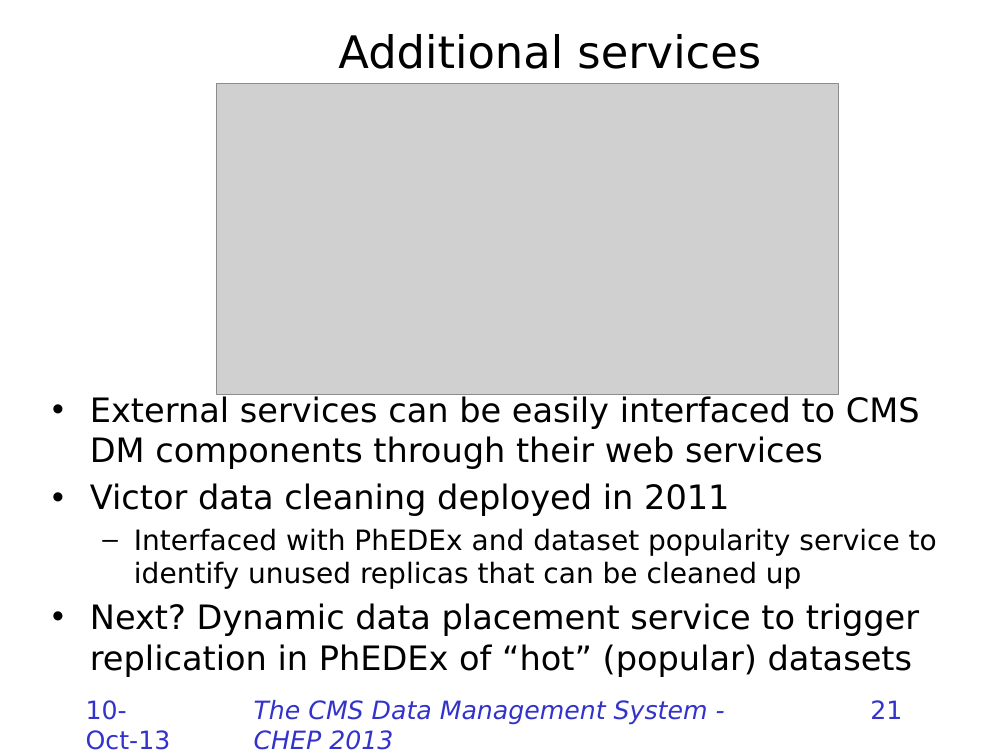
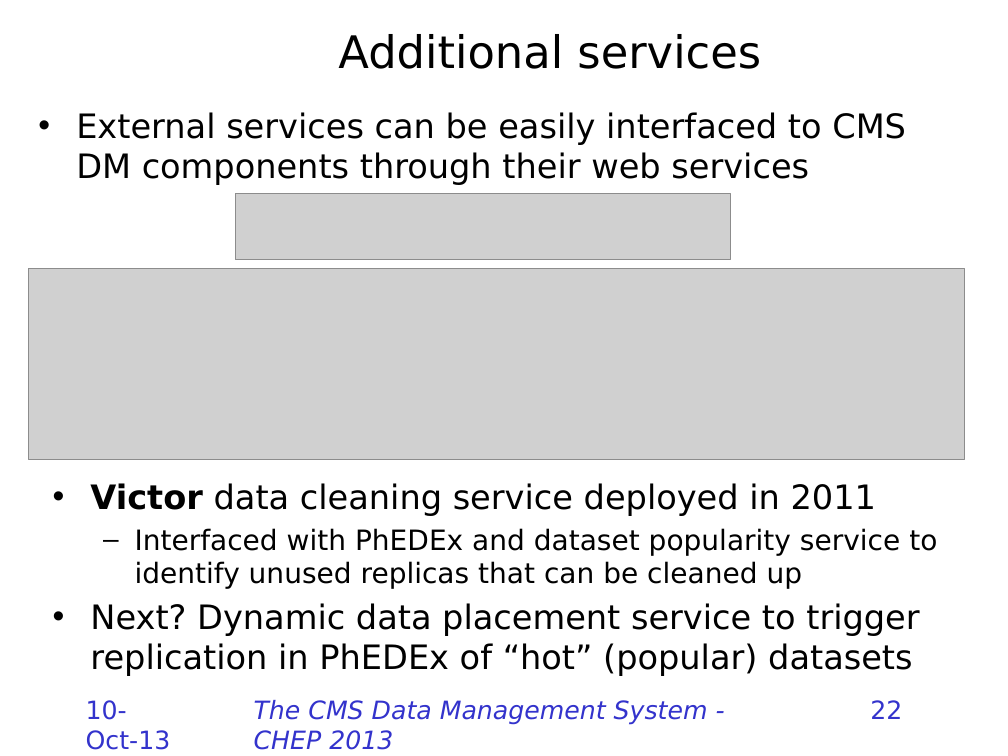
Before and after one commit to TonyWildish/CHEP-2013-DMWM, a slide deck: slide 22 of CMS-Data-Management/Slides/The CMS Data Management System.pptx (slide 21 before the commit). Drawn at 1008x756 pixels with LibreOffice and Linux fonts; fonts in the diff are those of the drawing; grey boxes stand for pictures; background and template pictures are left out. Boxes give left, top, right and bottom in pixels: in the first picture for what was removed or moved away, otherwise in the second. Text is boxed around its words. In the diff, an @@ line names an element or a change of style, - is before the commit and + after.

```diff
--- a/CMS-Data-Management/Slides/The CMS Data Management System.pptx
+++ b/CMS-Data-Management/Slides/The CMS Data Management System.pptx
@@ picture removed at (217, 84, 839, 394) @@
@@ text added at (76, 112, 906, 185), 24 pt, text #000000 @@
+• External services can be easily interfaced to CMS DM components through their web services
@@ picture added at (235, 194, 730, 260) @@
@@ picture added at (28, 269, 965, 460) @@
@@ text "Victor data cleaning service deployed ...": place and size @@
-text "Victor data cleaning service deployed ..." at (90, 394, 937, 677)
+text "Victor data cleaning service deployed ..." at (90, 483, 937, 676)
@@ text at (90, 483, 876, 516): text changed @@
-• External services can be easily interfaced to CMS DM components through their web services
-• Victor data cleaning deployed in 2011
+• Victor data cleaning service deployed in 2011
@@ page number at (870, 700, 902, 719): text changed @@
-21
+22
```
Also in this commit, not shown: 13 other slides changed, 1 slide added.
